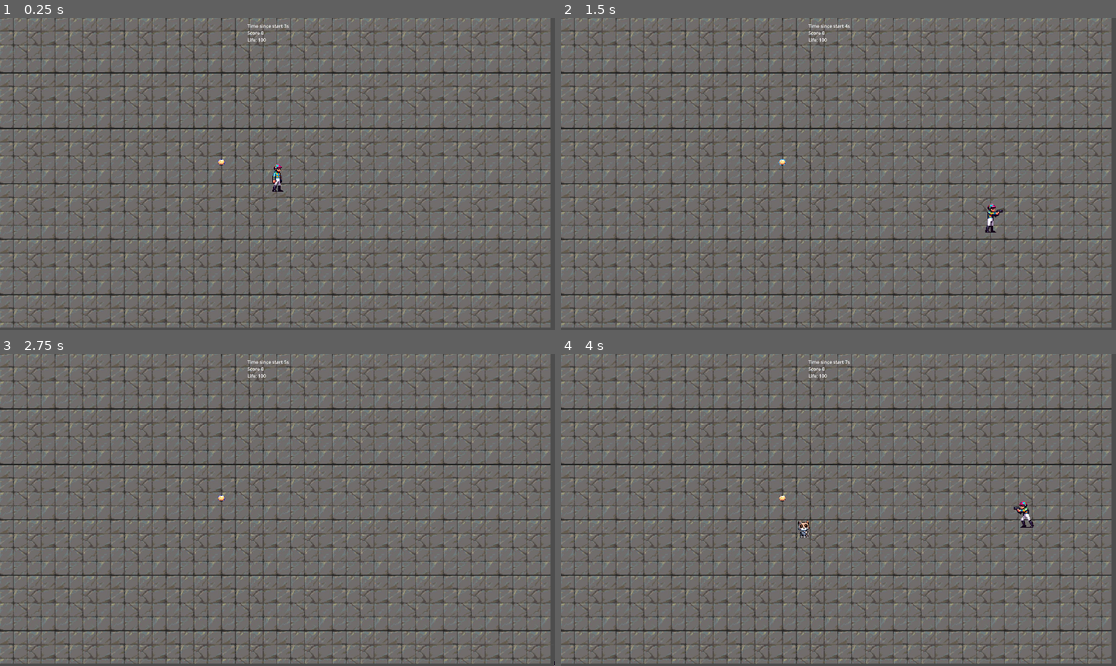
Above: before the commit, frames 1-4 (two rows, left to right).
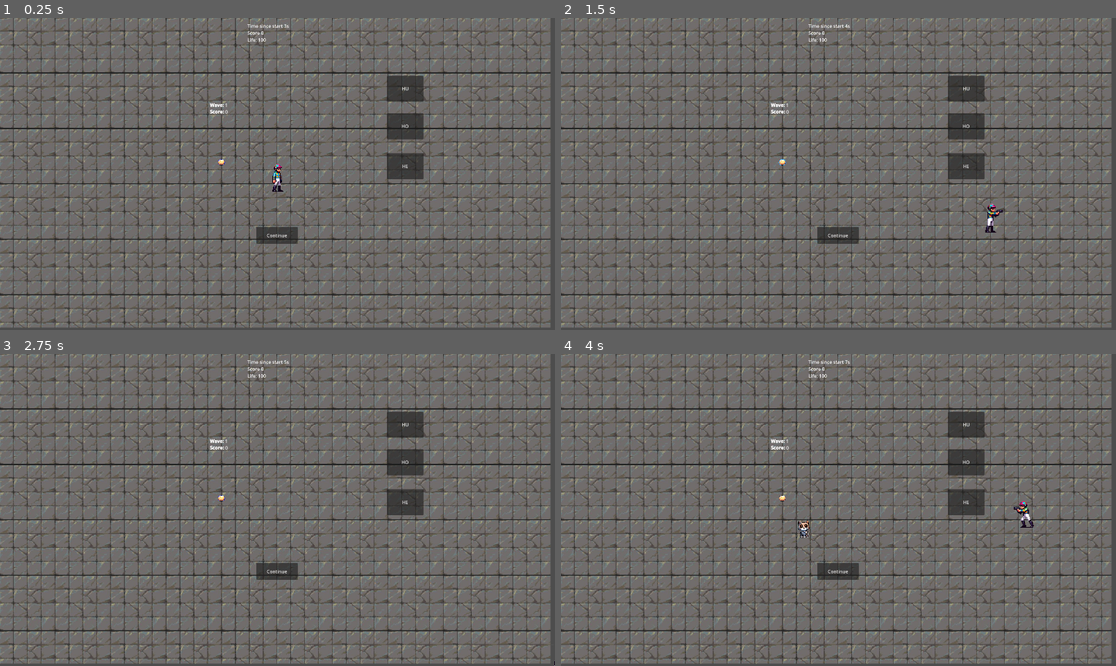
Above: after the commit, the same moments.

Repository: elVariable/gamejam
Game: Godot game, scene res://scenes/levels/main.tscn
Same seed, same stepped clock (60 frames per second), same inputs: the game is played once before the commit and once after it. The engine's default icon, where the game draws it, is replaced by a stand-in: a white triangle on a blue panel in a dark square. Sound files missing from this copy of the repository are replaced by a short silence.
Inputs:
- Up to frame 1 (0.25 s): no input
- Up to frame 2 (1.5 s): tap Enter at 0.5 s; hold D (Right) 0.53-1.28 s; tap U (Fire0) at 0.6 s; hold S (Down) from 1.28 s (still down); tap I (Fire1) at 1.35 s
- Up to frame 3 (2.75 s): release S (Down) at 2.03 s; hold D (Right) from 2.03 s (still down); tap O (Fire2) at 2.1 s
- Up to frame 4 (4 s): release D (Right) at 2.78 s; hold W (Up) 2.78-3.53 s; tap P (Fire3) at 2.85 s; hold A (Left) from 3.53 s (still down); tap U (Fire0) at 3.6 s

The runs differ from the first frame. In frame 1, 2.0% of the frame differs, in the area x 37-77%, y 18-73%; in frame 2, 2.0%; in frame 3, 2.0%; in frame 4, 2.0%.

Commit message:
add key shortcuts to intermediate window

Diff:
--- a/scenes/levels/intermediate.tscn
+++ b/scenes/levels/intermediate.tscn
@@ -1,10 +1,39 @@
-[gd_scene load_steps=2 format=3 uid="uid://csxoewps4qdj6"]
+[gd_scene load_steps=10 format=3 uid="uid://csxoewps4qdj6"]
 
 [ext_resource type="Script" path="res://scripts/intermediate.gd" id="1_pmi4j"]
 
+[sub_resource type="InputEventKey" id="InputEventKey_lcrs8"]
+keycode = 4194309
+
+[sub_resource type="Shortcut" id="Shortcut_0l8yk"]
+events = [SubResource("InputEventKey_lcrs8")]
+
+[sub_resource type="InputEventKey" id="InputEventKey_6p8fg"]
+device = -1
+keycode = 49
+unicode = 49
+
+[sub_resource type="Shortcut" id="Shortcut_6gq2e"]
+events = [SubResource("InputEventKey_6p8fg")]
+
+[sub_resource type="InputEventKey" id="InputEventKey_g24k5"]
+device = -1
+keycode = 50
+unicode = 50
+
+[sub_resource type="Shortcut" id="Shortcut_2o4xx"]
+events = [SubResource("InputEventKey_g24k5"), null]
+
+[sub_resource type="InputEventKey" id="InputEventKey_mhn1a"]
+device = -1
+keycode = 51
+unicode = 51
+
+[sub_resource type="Shortcut" id="Shortcut_b3x43"]
+events = [SubResource("InputEventKey_mhn1a")]
+
 [node name="Intermediate" type="Node2D"]
 process_mode = 2
-visible = false
 script = ExtResource("1_pmi4j")
 
 [node name="Control" type="Control" parent="."]
@@ -27,6 +56,7 @@
 grow_vertical = 2
 size_flags_horizontal = 4
 size_flags_vertical = 4
+shortcut = SubResource("Shortcut_0l8yk")
 text = "Continue"
 icon_alignment = 1
 
@@ -53,6 +83,7 @@
 offset_top = 200.0
 offset_right = 1465.0
 offset_bottom = 290.0
+shortcut = SubResource("Shortcut_6gq2e")
 
 [node name="Option2" type="Button" parent="Control"]
 unique_name_in_owner = true
@@ -61,6 +92,7 @@
 offset_top = 330.0
 offset_right = 1465.0
 offset_bottom = 420.0
+shortcut = SubResource("Shortcut_2o4xx")
 
 [node name="Option3" type="Button" parent="Control"]
 unique_name_in_owner = true
@@ -69,6 +101,7 @@
 offset_top = 468.0
 offset_right = 1465.0
 offset_bottom = 558.0
+shortcut = SubResource("Shortcut_b3x43")
 
 [connection signal="visibility_changed" from="." to="." method="_on_visibility_changed"]
 [connection signal="pressed" from="Control/Continue" to="." method="_on_continue_pressed"]
